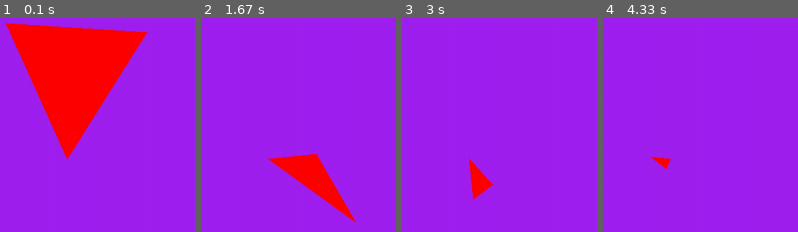
Above: before the commit, frames 1-4 (left to right).
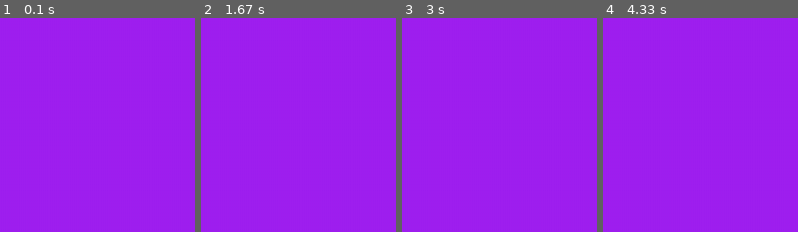
Above: after the commit, the same moments.

Repository: Pakistan5681/PH_CP1
Game: pygame game, started from Personal Projects/Renderer Engine.py
The game is run twice, just before and just after one commit, with the same random seed, the same clock (stepped at 60 frames per second) and the same inputs.
Inputs:
- Up to frame 1 (0.1 s): no input
- Up to frame 2 (1.67 s): no input
- Up to frame 3 (3 s): no input
- Up to frame 4 (4.33 s): no input

The runs differ from the first frame. In frame 1, 23% of the frame differs, in the area x 3-76%, y 2-67%; in frame 2, 4.5%; in frame 3, 1.2%; in frame 4, 0.3%.

Commit message:
More Things

Diff:
--- a/Personal Projects/Renderer Engine.py
+++ b/Personal Projects/Renderer Engine.py
@@ -10,6 +10,9 @@
 
 cameraPos = [0, 0, -10]
 cameraRotation = [0, 0, 0]
+
+defaultRenderDistance = 10 # The distance at which an object will be rendered at set size
+distanceShrink = 2
 
 class Vertex:
     def __init__(self, x, y, z):
@@ -24,10 +27,20 @@
         self.vertThree = vertThree
         self.color = color
 
-def drawFace(face, screen):
-    vert1 = [face.vertOne.x, face.vertOne.y]
-    vert2 = [face.vertTwo.x, face.vertTwo.y]
-    vert3 = [face.vertThree.x, face.vertThree.y]
+def project(vertex, cameraPos, screen):
+    distance = vertex.z - cameraPos[2]
+    if vertex.z == 0: vertex.z = 1  # prevent divide-by-zero
+
+    x = (vertex.x * distance) / vertex.z
+    y = (vertex.y * distance) / vertex.z
+
+    print(f"x: {x}, y: {y}")
+    return [x, y]
+
+def drawFace(face, screen, cameraPosition, pyScreen):
+    vert1 = project(face.vertOne, cameraPosition, pyScreen)
+    vert2 = project(face.vertTwo, cameraPosition, pyScreen)
+    vert3 = project(face.vertThree, cameraPosition, pyScreen)
 
     py.draw.polygon(screen, face.color, [vert1, vert2, vert3])
 
@@ -55,7 +68,6 @@
     newVertexLocal[1] += centerPoint.y
     newVertexLocal[2] += centerPoint.z
 
-    print(newVertexLocal)
     return Vertex(newVertexLocal[0], newVertexLocal[1], newVertexLocal[2])
 
 def rotateFace(face, rotationType, centerPoint, angle):
@@ -65,17 +77,17 @@
 
     return face
 
-vert1 = Vertex(0, 0, 0)
-vert2 = Vertex(200, 0, 0)
-vert3 = Vertex(100, 200, 0)
+vert1 = Vertex(500, 500, 0)
+vert2 = Vertex(700, 500, 0)
+vert3 = Vertex(600, 700, 0)
 
-face =  Face(vert1, vert2, vert3, red)
+face = Face(vert1, vert2, vert3, red)
 
 while running:
     screen.fill("purple")
     clock.tick(60)
 
-    drawFace(face, screen)
-    face = rotateFace(face, "z", Vertex(100, 200, 0), 1)
-    face = rotateFace(face, "x", Vertex(100, 200, 0), 1)
+    face.vertOne.x += 1
+
+    drawFace(face, screen, cameraPos, screen)
     py.display.flip()
